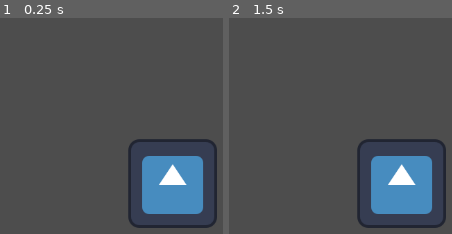
Above: before the commit, frames 1-2 (left to right).
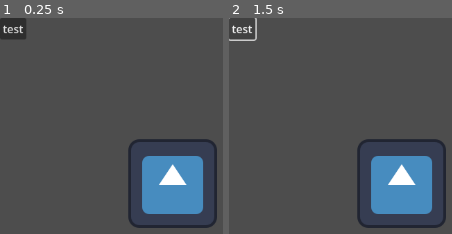
Above: after the commit, the same moments.

Repository: Nickdev8/cooppuzzlegame
Game: Godot game, scene res://main.tscn
Two runs of this game, one before a commit and one after it. Both use one fixed random seed, a clock stepped at 60 frames per second and the inputs below. The engine's default icon, where the game draws it, is replaced by a stand-in: a white triangle on a blue panel in a dark square.
Inputs (mouse positions are in pixels of both pictures, inside the frame that each line leads up to):
- Up to frame 1 (0.25 s): no input
- Up to frame 2 (1.5 s): click (242, 28) at 0.5 s, where only the run after the commit has a clickable "test"; click (242, 28) at 1.25 s, where only the run after the commit has a clickable "test"

The runs differ from the first frame. In frame 1, 1.0% of the frame differs, in the area x 0-12%, y 0-10%; in frame 2, 0.4%.

Commit message:
(￣ε￣)

Diff:
--- a/GameGodotProject/Network.gd
+++ b/GameGodotProject/Network.gd
@@ -4,36 +4,26 @@
 const PORT_NUMBER := 39973
 const MAX_PEERS := 16
 
-var multiplayer_peer: WebSocketMultiplayerPeer
+var multiplayer_peer: ENetMultiplayerPeer
 var is_server := false
 var is_connected := false
 var player_id := -1
-var player_info := {}  # track joined players
+var player_info: Dictionary = {}  # track joined players
 
 func _ready() -> void:
 	_connect_signals()
-	multiplayer_peer = WebSocketMultiplayerPeer.new()
+	multiplayer_peer = ENetMultiplayerPeer.new()
 
 	if OS.has_feature("server"):
-		# ─── SERVER ──────────────────────────────────
+		# ─── SERVER ───────────────────────────
 		is_server = true
 		player_id = 0
-		# 1) Load key & cert
-		var server_key = load("res://ssl/privkey.pem")
-		var server_cert = load("res://ssl/fullchain.pem")
-		# 2) Build TLSOptions
-		var tls_opts = TLSOptions.server(server_key, server_cert)
-		# 3) Start WSS server
-		multiplayer_peer.create_server(PORT_NUMBER, "*", tls_opts)
-		print("WSS server listening on port %d" % PORT_NUMBER)
+		multiplayer_peer.create_server(PORT_NUMBER, MAX_PEERS)
+		print("Server running on port %d" % PORT_NUMBER)
 	else:
-		# ─── CLIENT ──────────────────────────────────
-		# Pick ws vs wss
-		var scheme = "wss" if OS.has_feature("html5") else "ws"
-		var url = "%s://nick.hackclub.app:%d" % [scheme, PORT_NUMBER]
-		# Connect (await works without needing an `async` keyword)
-		await multiplayer_peer.create_client(url)
-		print("Client connecting to %s" % url)
+		# ─── CLIENT ───────────────────────────
+		multiplayer_peer.create_client("nick.hackclub.app", PORT_NUMBER)
+		print("Client connecting to nick.hackclub.app:%d…" % PORT_NUMBER)
 
 	multiplayer.multiplayer_peer = multiplayer_peer
 
@@ -82,3 +72,8 @@
 @rpc("any_peer")
 func player_left(pid: int) -> void:
 	print("Player %d has left the game." % pid)
+
+@rpc("any_peer")
+func print_everyone(message: String):
+	if is_connected:
+		print(message)
--- /dev/null
+++ b/GameGodotProject/button.gd
@@ -0,0 +1,5 @@
+extends Button
+
+
+func _on_button_down() -> void:
+	Network.print_everyone.rpc("test clicked on" + str(Network.player_id))
--- a/GameGodotProject/main.tscn
+++ b/GameGodotProject/main.tscn
@@ -1,9 +1,18 @@
-[gd_scene load_steps=2 format=3 uid="uid://ynux0vo3b1yh"]
+[gd_scene load_steps=3 format=3 uid="uid://ynux0vo3b1yh"]
 
 [ext_resource type="Texture2D" uid="uid://cigx5ulydb8gv" path="res://icon.svg" id="1_ig7tw"]
+[ext_resource type="Script" uid="uid://dfeufu8kugc1y" path="res://button.gd" id="2_0xm2m"]
 
 [node name="Node" type="Node"]
 
 [node name="Icon" type="Sprite2D" parent="."]
 position = Vector2(249, 239)
 texture = ExtResource("1_ig7tw")
+
+[node name="Button" type="Button" parent="."]
+offset_right = 8.0
+offset_bottom = 8.0
+text = "test"
+script = ExtResource("2_0xm2m")
+
+[connection signal="button_down" from="Button" to="Button" method="_on_button_down"]
Not shown, added: GameGodotProject/button.gd.uid
Not shown, changed: build/client/index.html
Not shown, changed: build/client/index.icon.png
Not shown, changed: build/client/index.pck
Not shown, changed: build/server/server.pck
